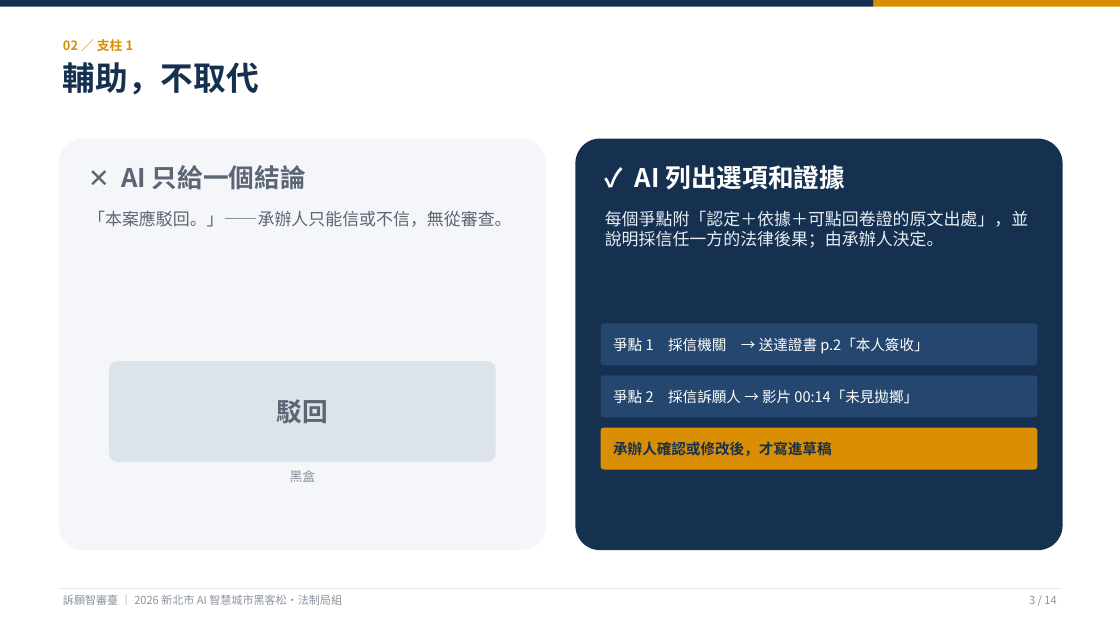
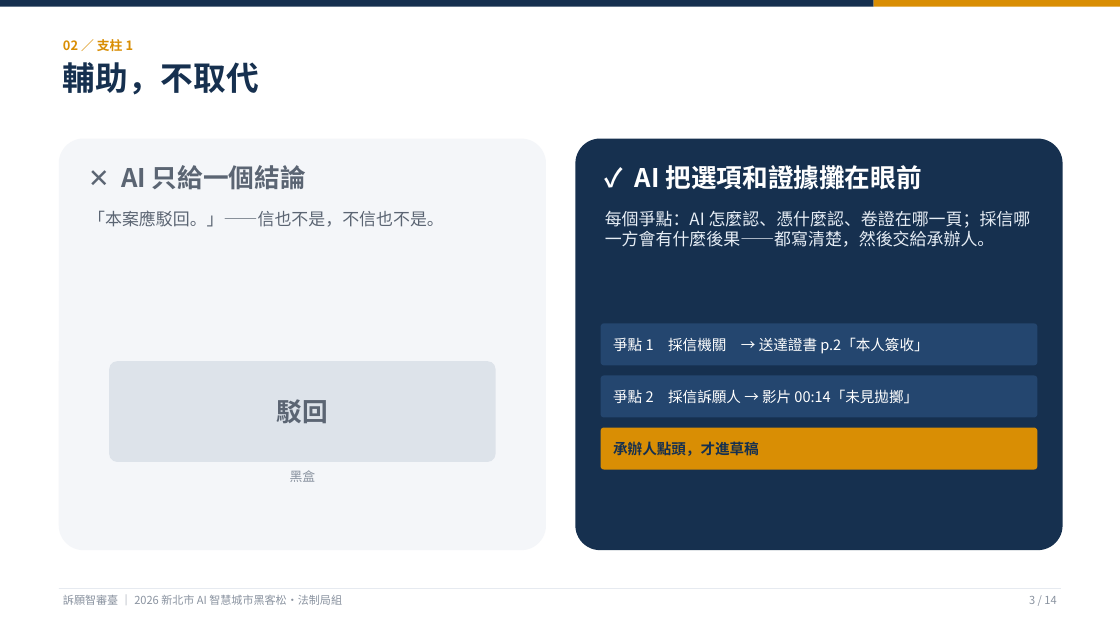
Before and after one commit to KevinMursh/hackathon_wisxxxx, a slide deck: slide 3 of docs/提案/提案簡報-訴願智審臺.pptx. Drawn at 1120x630 pixels with LibreOffice and Linux fonts; fonts in the diff are those of the drawing. Boxes give left, top, right and bottom in pixels: in the first picture for what was removed or moved away, otherwise in the second. Text is boxed around its words. In the diff, an @@ line names an element or a change of style, - is before the commit and + after.

```diff
--- a/docs/提案/提案簡報-訴願智審臺.pptx
+++ b/docs/提案/提案簡報-訴願智審臺.pptx
@@ text at (635,165,922,190): text changed @@
-✓ AI 列出選項和證據
+✓ AI 把選項和證據攤在眼前
@@ text at (88,210,444,227): text changed @@
-「本案應駁回。」——承辦人只能信或不信，無從審查。
+「本案應駁回。」——信也不是，不信也不是。
@@ text at (605,210,1031,247): text changed @@
-每個爭點附「認定＋依據＋可點回卷證的原文出處」，並說明採信任一方的法律後果；由承辦人決定。
+每個爭點：AI 怎麼認、憑什麼認、卷證在哪一頁；採信哪一方會有什麼後果——都寫清楚，然後交給承辦人。
@@ text at (613,441,759,456): text changed @@
-承辦人確認或修改後，才寫進草稿
+承辦人點頭，才進草稿
```
Also in this commit, not shown: 13 other slides changed, 3 other files.
